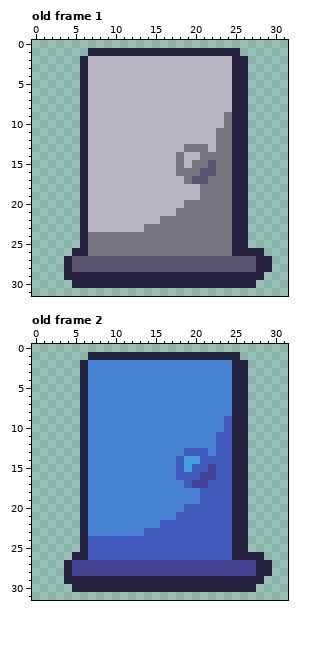
Two states of a pixel-art file, Art/doors.aseprite. The first picture shows the starting point.
32x32 pixels, 2 frames. Shown: old frame 1, old frame 2. The commit also changed other frames, which this record leaves out.
And afterwards:
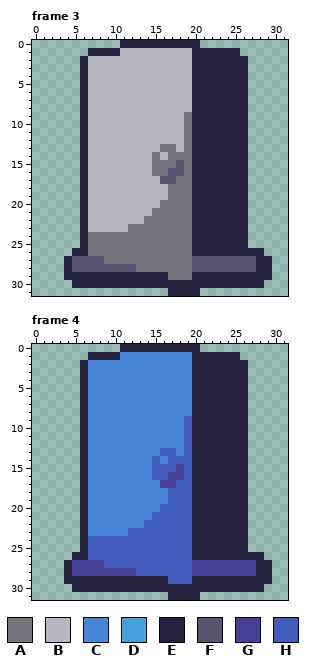
Palette (. is transparent): A #76747d  B #b9b5c3  C #4884d4  D #45a1de  E #23213d  F #57546f  G #454194  H #425bbd
A new or re-ordered frame is compared with the old frame closest to it.
What changed:
frames 2 -> 4
Frame 3 is new; against old frame 1:
y 0: x 11..20 .......... -> EEEEEEEEEE
y 1: x 11..19 EEEEEEEEE -> BBBBBBBBB
y 2..8: x 20..24 BBBBB -> EEEEE
y 9..10: x 19..24 BBBBBA -> AEEEEE
y 11..12: x 19..24 BBBBAA -> AEEEEE
y 13: x 16..17 BB -> AA; x 20..24 AABAA -> EEEEE
y 14: x 15 B -> A; x 17 B -> A; x 19..24 BBAAAA -> AEEEEE
y 15: x 15..24 BBBABAAFAA -> AAAFAEEEEE
y 16: x 15..18 BBBA -> AAFF; x 20..24 AFFAA -> EEEEE
y 17: x 16..18 BBB -> FFA; x 20..24 FFAAA -> EEEEE
y 18..19: x 17..24 BBBBAAAA -> AAAEEEEE
y 20: x 16..18 BBB -> AAA; x 20..24 AAAAA -> EEEEE
y 21: x 15..17 BBB -> AAA; x 20..24 AAAAA -> EEEEE
y 22: x 14..15 BB -> AA; x 20..24 AAAAA -> EEEEE
y 23: x 12..13 BB -> AA; x 20..24 AAAAA -> EEEEE
y 24..26: x 20..24 AAAAA -> EEEEE
y 27: x 9..19 FFFFFFFFFFF -> AAAAAAAAAAA
y 28: x 13..19 FFFFFFF -> AAAAAAA
y 29: x 17..19 EEE -> AAA; x 29 . -> E
y 30: x 28 . -> E
y 31: x 17..20 .... -> EEEE
Frame 4 is new; against old frame 2:
y 0: x 11..20 .......... -> EEEEEEEEEE
y 1: x 11..19 EEEEEEEEE -> CCCCCCCCC
y 2..8: x 20..24 CCCCC -> EEEEE
y 9..10: x 19..24 CCCCCH -> HEEEEE
y 11..12: x 19..24 CCCCHH -> HEEEEE
y 13: x 16..17 CC -> HH; x 20..24 HHCHH -> EEEEE
y 14: x 15 C -> H; x 17 C -> H; x 19..24 DDHHHH -> HEEEEE
y 15: x 15..24 CCCHDHHGHH -> HHHGHEEEEE
y 16: x 15..18 CCCH -> HHGG; x 20..24 HGGHH -> EEEEE
y 17: x 16..18 CCC -> GGH; x 20..24 GGHHH -> EEEEE
y 18..19: x 17..24 CCCCHHHH -> HHHEEEEE
y 20: x 16..18 CCC -> HHH; x 20..24 HHHHH -> EEEEE
y 21: x 15..17 CCC -> HHH; x 20..24 HHHHH -> EEEEE
y 22: x 14..15 CC -> HH; x 20..24 HHHHH -> EEEEE
y 23: x 12..13 CC -> HH; x 20..24 HHHHH -> EEEEE
y 24..26: x 20..24 HHHHH -> EEEEE
y 27: x 9..19 GGGGGGGGGGG -> HHHHHHHHHHH
y 28: x 13..19 GGGGGGG -> HHHHHHH
y 29: x 17..19 EEE -> HHH; x 29 . -> E
y 30: x 28 . -> E
y 31: x 17..20 .... -> EEEE
Where, in picture pixels (left, top, right, bottom), the same in both pictures:
changed: (104, 40, 272, 296)
changed: (104, 344, 272, 600)
